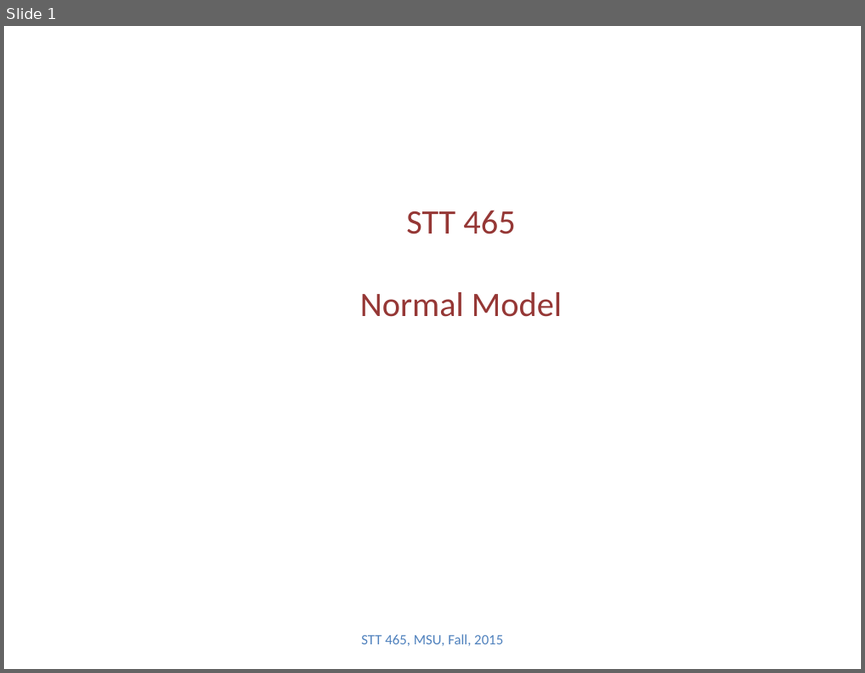
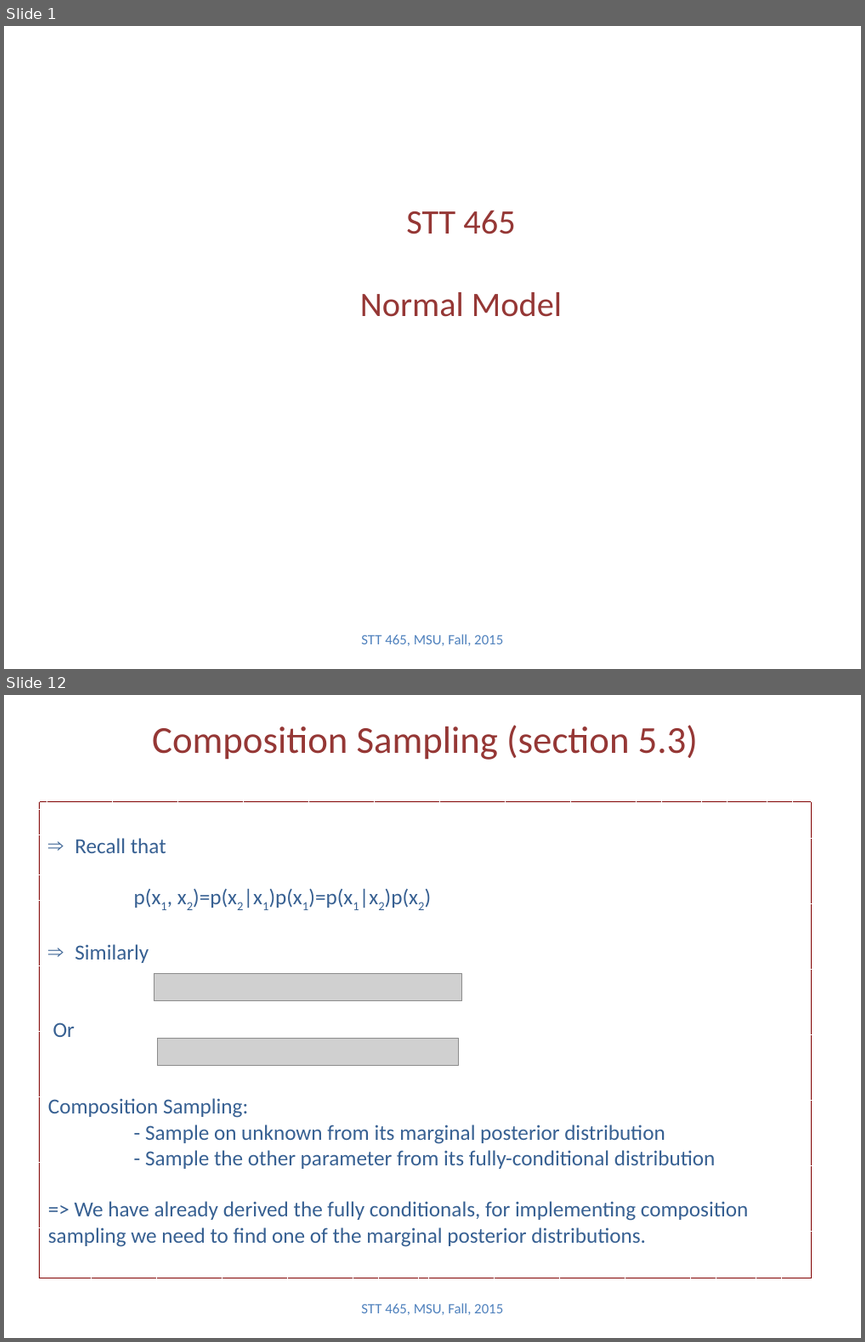
Before and after one commit to Boukos/STT465, a slide deck: STT465_5.pptx. Shown one above the other, each under a label of ours: slide 1 before the commit, slides 1 and 12 after it; the slides between them are not shown. The pictures are 865x673 and 865x1342 pixels, drawn with LibreOffice and Linux fonts; fonts in the diff are those of the drawing; grey boxes stand for pictures. Boxes give left, top, right and bottom in pixels: in the first picture for what was removed or moved away, otherwise in the second. Text is boxed around its words. In the diff, an @@ line names an element or a change of style, - is before the commit and + after.

```diff
--- a/STT465_5.pptx
+++ b/STT465_5.pptx
@@ slide 12 added at <box>4,695,861,1338</box>, background #FFFFFF @@
@@ title added at <box>152,725,698,760</box>, 32 pt, text #953735 @@
+Composition Sampling (section 5.3)
@@ rectangle added at <box>40,802,812,1277</box>, outline #800000 0.75 pt dashed, 18 pt, text #376092 @@
+⇒ Recall that
+p(x1, x2)=p(x2|x1)p(x1)=p(x1|x2)p(x2)
+⇒ Similarly
+Or
+Composition Sampling:
+- Sample on unknown from its marginal posterior distribution
+    - Sample the other parameter from its fully-conditional distribution
+=> We have already derived the fully conditionals, for implementing composition sampling we need to find one of the marginal posterior distributions.
@@ picture added at <box>154,974,462,1001</box> @@
@@ picture added at <box>157,1038,458,1065</box> @@
@@ text added at <box>361,1303,503,1315</box>, 12 pt, text #4F81BD @@
+STT 465, MSU, Fall, 2015
```
Also in this commit, not shown: 2 slides changed, 10 other slides added, 2 other files.
